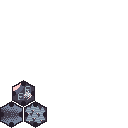
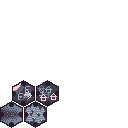
The second 128x128 image is a revision of the first. Changes to its layers:
added group "WalkwayTile 4 Folder" with 3 layers in group "Tiles" over (36, 80, 59, 107)
added layer "WalkwayTile 4 Decor 1" in group "WalkwayTile 4 Folder" over (36, 80, 59, 107)
added layer "WalkwayTile 4 Decor 2" in group "WalkwayTile 4 Folder" over (37, 85, 57, 101)
added layer "WalkwayTile 4 Main" in group "WalkwayTile 4 Folder" over (36, 80, 59, 107)
